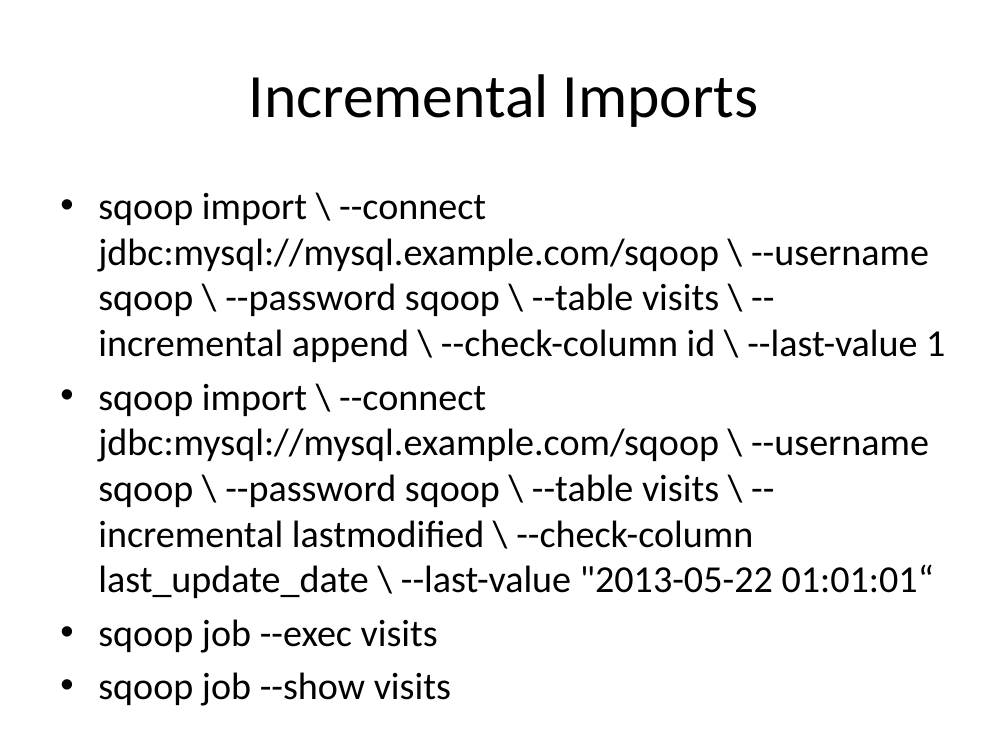
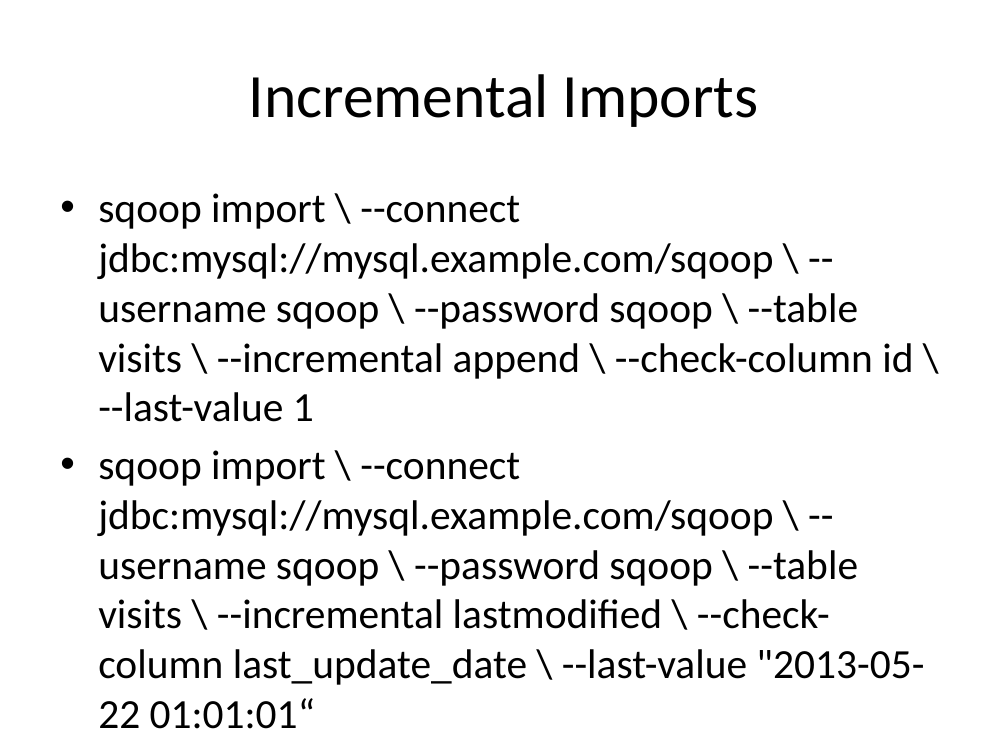
Before and after one commit to bigdatajunkies/hadoopoverview, a slide deck: slide 18 of PPTS/Sqoop Introduction.pptx. Drawn at 1008x756 pixels with LibreOffice and Linux fonts; fonts in the diff are those of the drawing. Boxes give left, top, right and bottom in pixels: in the first picture for what was removed or moved away, otherwise in the second. Text is boxed around its words. In the diff, an @@ line names an element or a change of style, - is before the commit and + after.

Commit message:
Updated Sqoop Introduction

```diff
--- a/PPTS/Sqoop Introduction.pptx
+++ b/PPTS/Sqoop Introduction.pptx
@@ text "sqoop import \ --connect jdbc:mysql://mysql.example.com/sqoo ..." at (98,193,924,729): size 27.2 to 29.6 pt @@
```
Also in this commit, not shown: 3 other slides changed.
